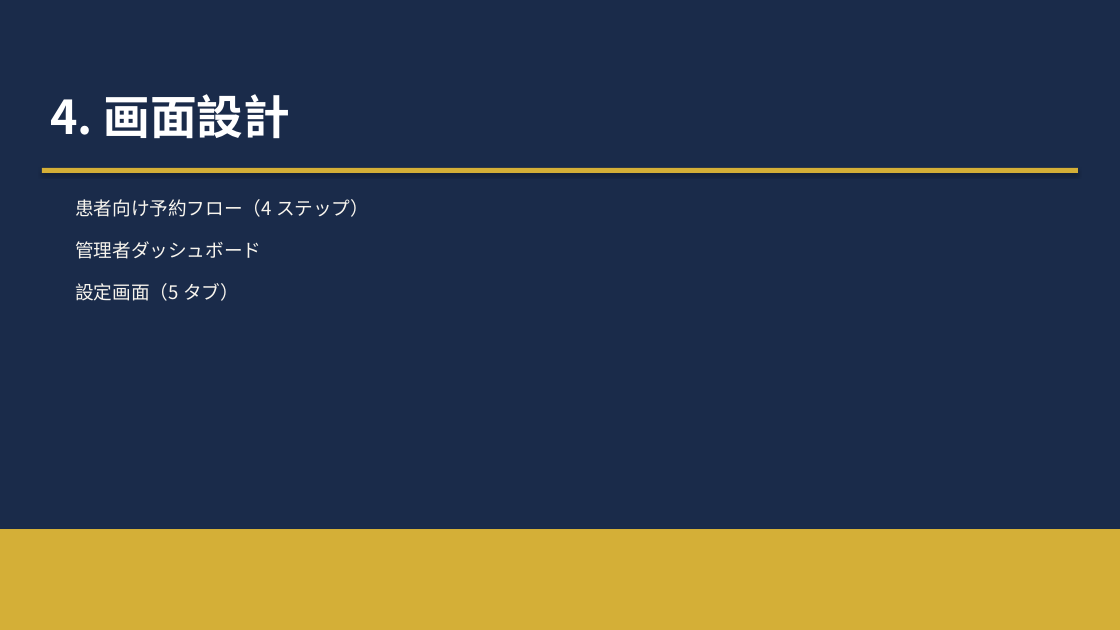
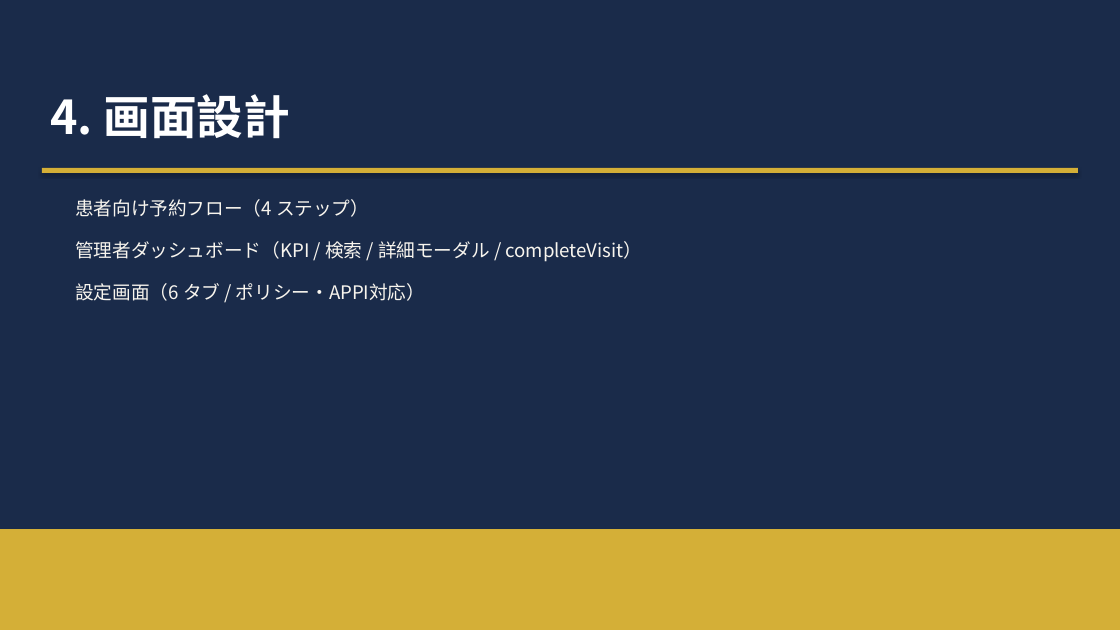
Before and after one commit to Kojinius/fukumoto-reservation, a slide deck: slide 16 of documents/specs/OnlineAppointSystem_詳細設計書.pptx. Drawn at 1120x630 pixels with LibreOffice and Linux fonts; fonts in the diff are those of the drawing. Boxes give left, top, right and bottom in pixels: in the first picture for what was removed or moved away, otherwise in the second. Text is boxed around its words. In the diff, an @@ line names an element or a change of style, - is before the commit and + after.

```diff
--- a/documents/specs/OnlineAppointSystem_詳細設計書.pptx
+++ b/documents/specs/OnlineAppointSystem_詳細設計書.pptx
@@ text at (x1=75, y1=241, x2=642, y2=262): text changed @@
-管理者ダッシュボード
+管理者ダッシュボード（KPI / 検索 / 詳細モーダル / completeVisit）
@@ text at (x1=75, y1=283, x2=425, y2=301): text changed @@
-設定画面（5 タブ）
+設定画面（6 タブ / ポリシー・APPI対応）
```
Also in this commit, not shown: 11 other slides changed, 6 slides added, 47 other files.
